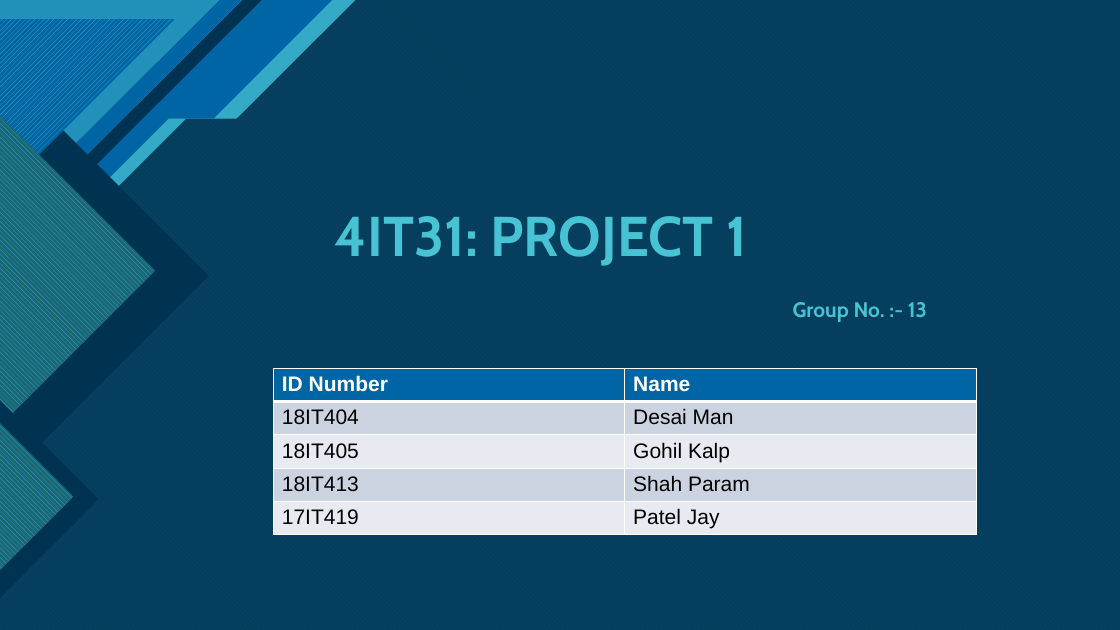
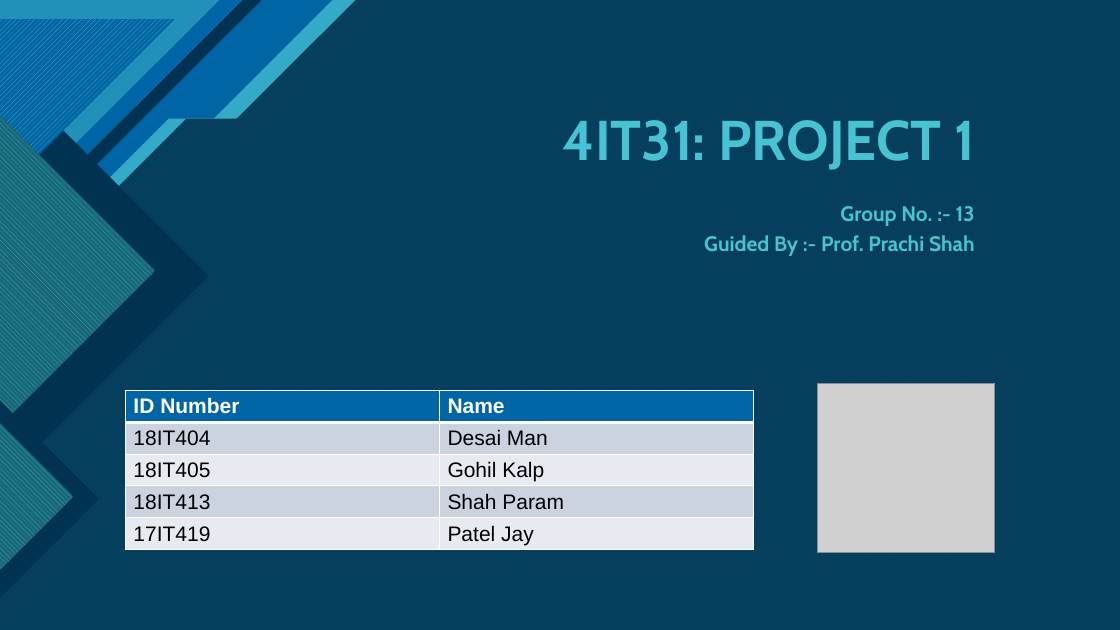
Before and after one commit to paramshah31/housePricePrediction, a slide deck: slide 1 of House Price Prediction.pptx. Drawn at 1120x630 pixels with LibreOffice and Linux fonts; fonts in the diff are those of the drawing; grey boxes stand for pictures. Boxes give left, top, right and bottom in pixels: in the first picture for what was removed or moved away, otherwise in the second. Text is boxed around its words. In the diff, an @@ line names an element or a change of style, - is before the commit and + after.

```diff
--- a/House Price Prediction.pptx
+++ b/House Price Prediction.pptx
@@ title at [563,120,975,256]: text changed; size 48 to 18 pt @@
-4IT31: PROJECT 1
-Group No. :- 13
+4IT31: PROJECT 1
+Group No. :- 13
+Guided By :- Prof. Prachi Shah
@@ picture added at [818,383,995,553] @@
@@ table: place and size @@
-table at [274,369,976,537]
+table at [125,390,754,558]
```
Also in this commit, not shown: 4 other files.
